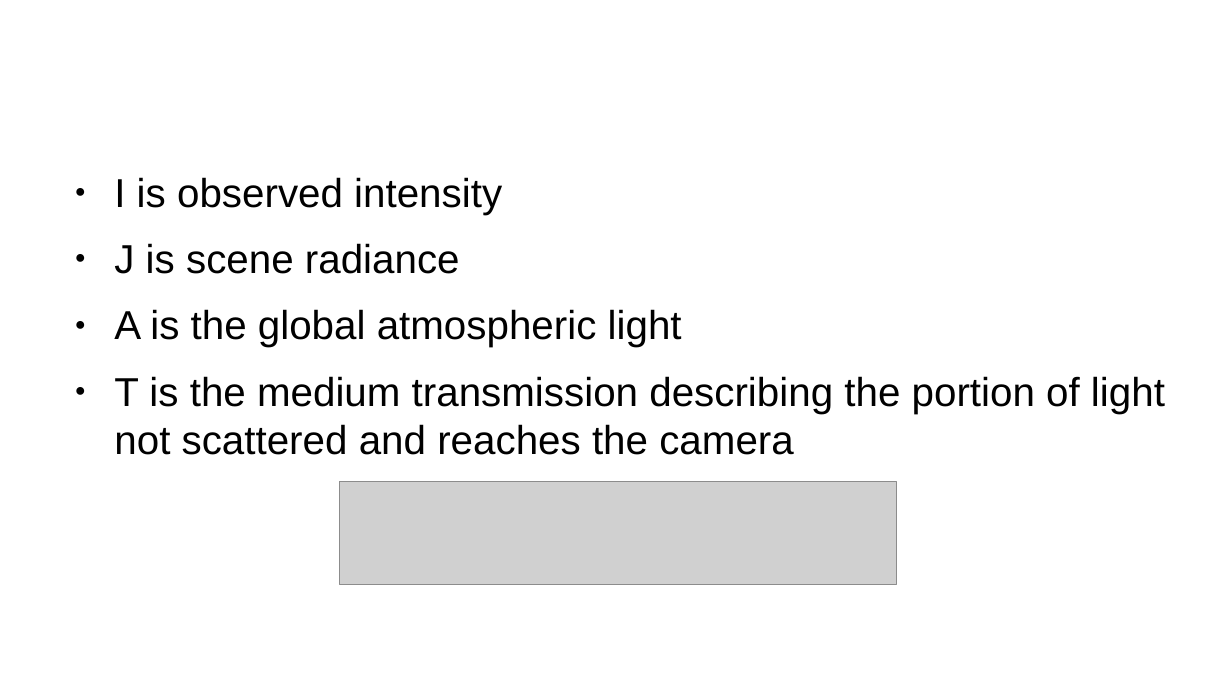
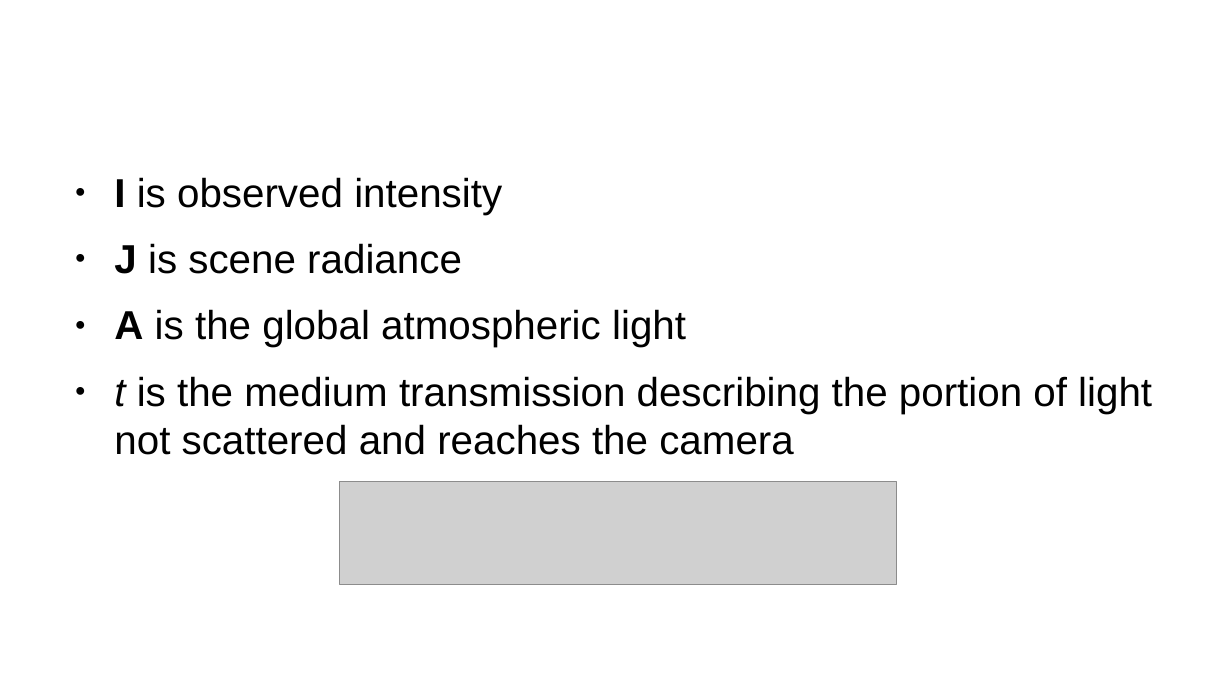
Before and after one commit to divy-kala/Single-Image-Haze-Removal-Using-Dark-Channel-Prior, a slide deck: slide 7 of singleimage.odp. Drawn at 1232x693 pixels with LibreOffice and Linux fonts; fonts in the diff are those of the drawing; grey boxes stand for pictures; background and template pictures are left out. Boxes give left, top, right and bottom in pixels: in the first picture for what was removed or moved away, otherwise in the second. Text is boxed around its words. In the diff, an @@ line names an element or a change of style, - is before the commit and + after.

```diff
--- a/singleimage.odp
+++ b/singleimage.odp
@@ text at [114, 177, 686, 347]: bold on in "I", "J", "A" @@
@@ text at [114, 376, 1152, 455]: text changed @@
-● T is the medium transmission describing the portion of light not scattered and reaches the camera
+● t is the medium transmission describing the portion of light not scattered and reaches the camera
```
Also in this commit, not shown: 7 other slides changed, 1 other file.
